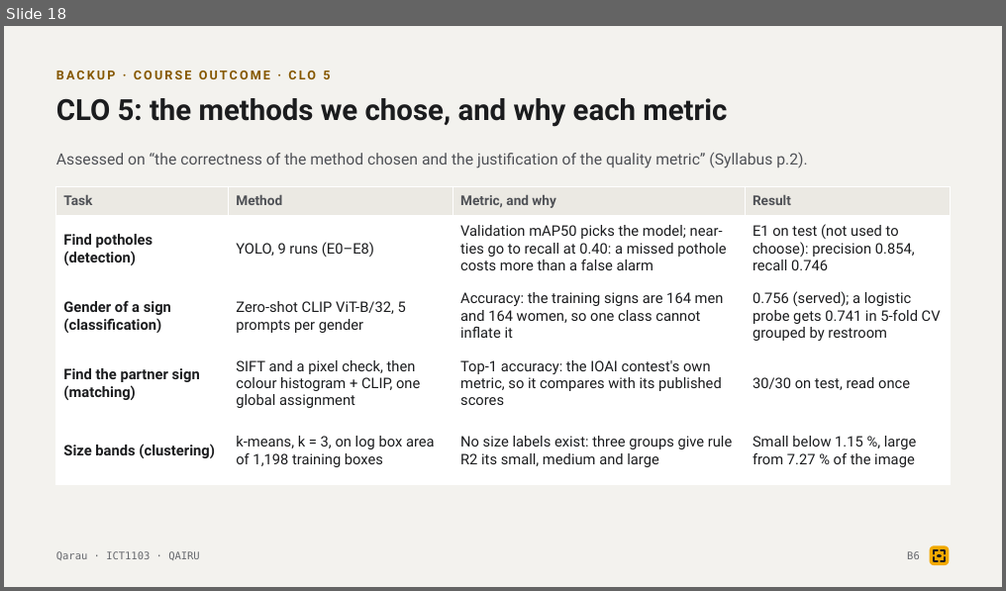
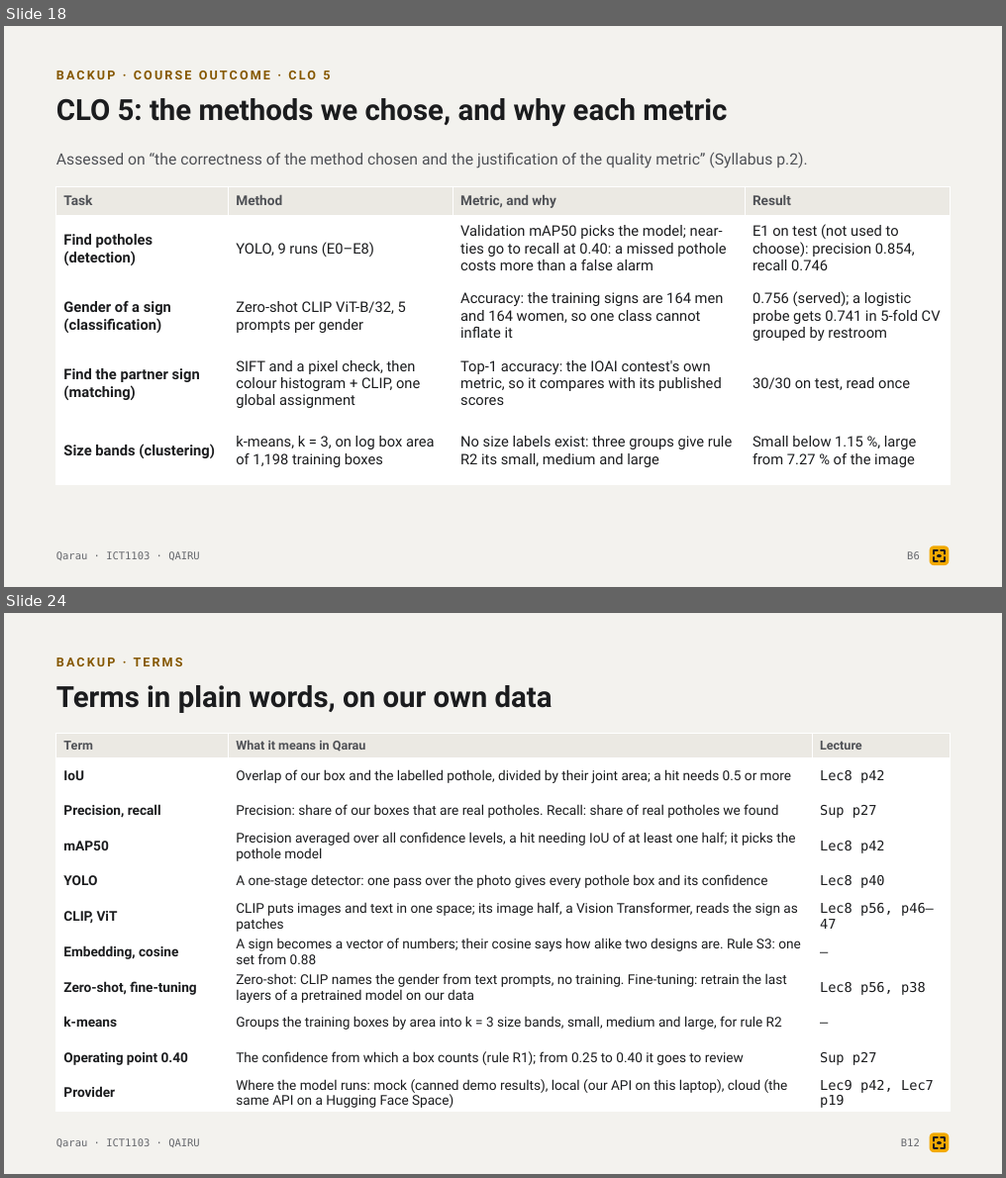
Before and after one commit to tairqaldy/jolscan-ict-final-1st-trimester, a slide deck: docs/deck/qarau-defense-deck.pptx. Shown one above the other, each under a label of ours: slide 18 before the commit, slides 18 and 24 after it; the slides between them are not shown. The pictures are 1006x591 and 1006x1178 pixels, drawn with LibreOffice and Linux fonts; fonts in the diff are those of the drawing. Boxes give left, top, right and bottom in pixels: in the first picture for what was removed or moved away, otherwise in the second. Text is boxed around its words. In the diff, an @@ line names an element or a change of style, - is before the commit and + after.

```diff
--- a/docs/deck/qarau-defense-deck.pptx
+++ b/docs/deck/qarau-defense-deck.pptx
@@ slide 24 added at (4, 613, 1002, 1174), background #F3F2EE @@
@@ text added at (56, 658, 183, 666), 12 pt, text #855700, bold @@
+BACKUP · TERMS
@@ text added at (56, 685, 552, 713), 28 pt, text #1B1C1E, bold @@
+Terms in plain words, on our own data
@@ table added at (56, 733, 949, 1112), 11 rows, 3 columns @@
+Term | What it means in Qarau | Lecture
+IoU | Overlap of our box and the labelled pothole, divided by their joint area; a hit needs 0.5 or more | Lec8 p42
+Precision, recall | Precision: share of our boxes that are real potholes. Recall: share of real potholes we found | Sup p27
+mAP50 | Precision averaged over all confidence levels, a hit needing IoU of at least one half; it picks the pothole model | Lec8 p42
+YOLO | A one-stage detector: one pass over the photo gives every pothole box and its confidence | Lec8 p40
+CLIP, ViT | CLIP puts images and text in one space; its image half, a Vision Transformer, reads the sign as patches | Lec8 p56, p46–47
+Embedding, cosine | A sign becomes a vector of numbers; their cosine says how alike two designs are. Rule S3: one set from 0.88 | –
+Zero-shot, fine-tuning | Zero-shot: CLIP names the gender from text prompts, no training. Fine-tuning: retrain the last layers of a pretrained model on our data | Lec8 p56, p38
+k-means | Groups the training boxes by area into k = 3 size bands, small, medium and large, for rule R2 | –
+Operating point 0.40 | The confidence from which a box counts (rule R1); from 0.25 to 0.40 it goes to review | Sup p27
+Provider | Where the model runs: mock (canned demo results), local (our API on this laptop), cloud (the same API on a Hugging Face Space) | Lec9 p42, Lec7 p19
@@ text added at (56, 1139, 200, 1148), 10 pt, text #66686D @@
+Qarau · ICT1103 · QAIRU
@@ text added at (901, 1139, 920, 1147), 10 pt, text #66686D @@
+B12
@@ rounded rectangle added at (930, 1134, 948, 1153), fill #F2A900 @@
@@ freeform shape added at (934, 1138, 938, 1142), outline #1B1C1E 1.89 pt @@
@@ freeform shape added at (934, 1145, 938, 1149), outline #1B1C1E 1.89 pt @@
@@ ellipse added at (937, 1142, 942, 1145), fill #1B1C1E @@
@@ freeform shape added at (941, 1138, 944, 1142), outline #1B1C1E 1.89 pt @@
@@ freeform shape added at (941, 1145, 944, 1149), outline #1B1C1E 1.89 pt @@
```
Also in this commit, not shown: 6 slides changed, 4 other slides added, 8 other files.
